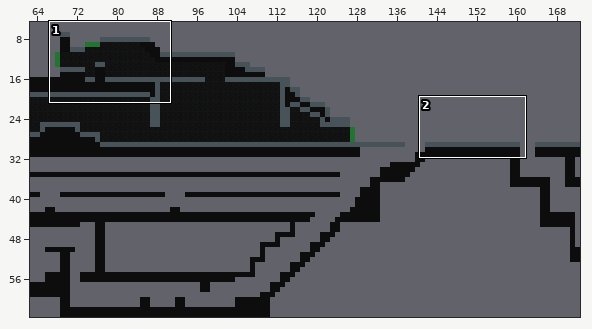
Tiled map: loopopera/assets/src/level.tmx. The first picture is a wide view before the edit; the outline marks the close-up.
Close-up. Before the commit:
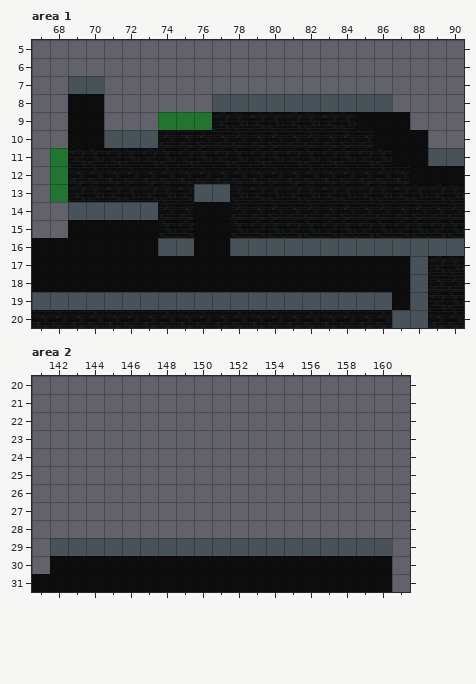
Cells are 50x50 px. Shown: area 1 x 67..90, y 5..20; area 2 x 141..161, y 20..31. The commit also changed other parts of the map, which this record leaves out. Tiles whose own drawing changed are shown in their newer look in all pictures.
After the commit:
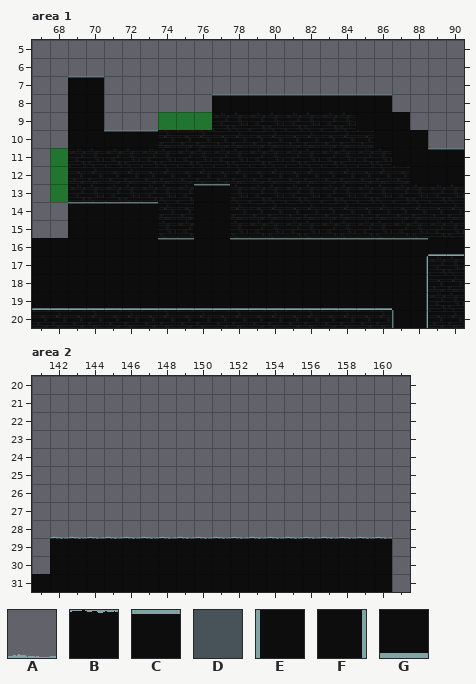
Key: from "tiles": A 12, B 22, C 26, D 32, E 35, F 37, G 46.
_ is an empty cell.
The edit:
Layer "Copy of Tile Layer 1", area 1:
y 7: x 69..70 DD -> CC
y 8: x 77..86 DDDDDDDDDD -> CCCCCCCCCC
y 10: x 71..73 DDD -> CCC
y 11: x 89..90 DD -> CC
y 13: x 76..77 DD -> CC
y 14: x 69..73 DDDDD -> CCCCC
y 16: x 74..75 DD -> CC; x 78..90 DDDDDDDDDDDDD -> CCCCCCCCCCCGG
y 17..18: x 88 D -> F
y 19: x 67..86 DDDDDDDDDDDDDDDDDDDD -> GGGGGGGGGGGGGGGGGGGG; x 88 D -> F
y 20: x 87..88 DD -> EF
Layer "Copy of Tile Layer 1", area 2:
y 28: x 142..160 ___________________ -> AAAAAAAAAAAAAAAAAAA
y 29: x 142..160 DDDDDDDDDDDDDDDDDDD -> BBBBBBBBBBBBBBBBBBB
